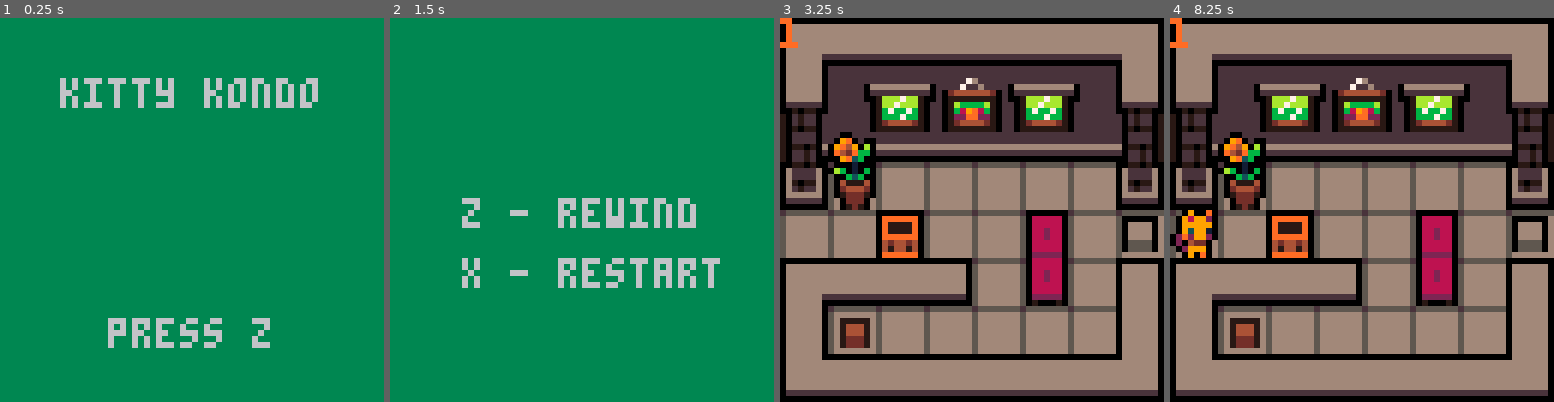
Above: before the commit, frames 1-4 (left to right).
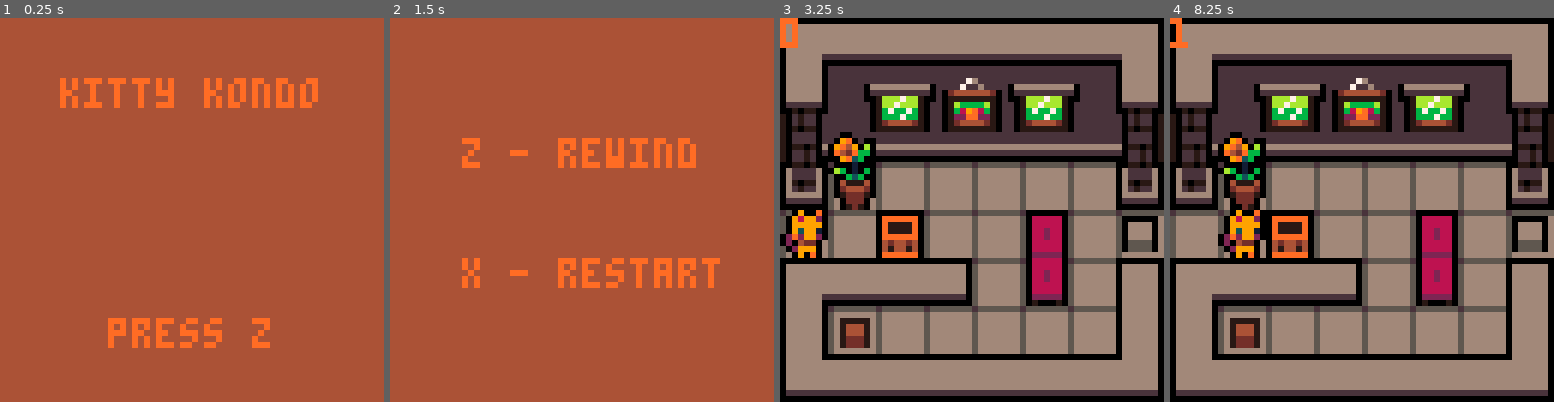
Above: after the commit, the same moments.

Repository: konata-chan404/Kitty-Kondo
Game: PICO-8 cartridge game.p8
The game is run twice, just before and just after one commit, with the same random seed, the same clock (stepped at 60 frames per second) and the same inputs.
Inputs:
- Up to frame 1 (0.25 s): no input
- Up to frame 2 (1.5 s): tap X (X key) at 0.33, 1.07 s; tap O (Z key) at 0.7 s
- Up to frame 3 (3.25 s): hold Right 1.6-2.1 s; tap O (Z key) every 0.4 s from 1.7 to 2.9 s; tap X (X key) at 1.85, 2.97 s; hold Up 2.15-2.42 s; hold Right 2.47-3.03 s; hold Left from 3.08 s (still down)
- Up to frame 4 (8.25 s): tap O (Z key) every 0.4 s from 3.3 to 8.1 s; release Left at 3.58 s; hold Down 3.63-3.97 s; hold Right 4.02-4.68 s; tap X (X key) every 1.12 s from 4.08 to 7.43 s; hold Up 4.73-5.03 s; hold Left 5.08-5.68 s; hold Down 5.73-6.03 s; hold Right 6.08-6.58 s; hold Right 6.63-7.13 s; hold Up 7.18-7.45 s; hold Right 7.5-8.07 s; hold Left from 8.12 s (still down)

The runs differ from the first frame. In frame 1, 100% of the frame differs, in the area x 0-100%, y 0-100%; in frame 2, 100%; in frame 3, 1.5%; in frame 4, 2.6%.

Commit message:
some fixes
cs boree

Diff:
--- a/game.p8
+++ b/game.p8
@@ -21,6 +21,7 @@
 	_update = menu_update
 	_draw = menu_draw
 
+	load_palette({128,0,2,136,132,4,137,9,129,131,139,138,133,5,134,7})
 	music(1)
 end
 
@@ -31,11 +32,11 @@
 end
 
 function menu_draw()
-	cls(3)
-	print("kitty kondo", 32-22, 10)
+	cls(5)
+	print("kitty kondo", 32-22, 10, 6)
 	if t < t_flash
 	then
-		print("press z", 32-14 , 50)
+		print("press z", 32-14 , 50, 6)
 	else
 		if t == flash_time + t_flash
 		then t = 0 end
@@ -58,9 +59,9 @@
 end
 
 function help_menu_draw()
-	cls(3)
-	print("z - rewind", 32-20, 30)
-	print("x - restart",32-20, 40)
+	cls(5)
+	print("z - rewind", 32-20, 20, 6)
+	print("x - restart",32-20, 40, 6)
 end
 
 
@@ -620,11 +621,11 @@
 	levels = {
 		-- first level
 		{
-			celx_start = 0,
+			celx_start = 1,
 			cely_start = 0,
-			celx_end = 7,
+			celx_end = 8,
 			cely_end = 7,
-			player_spawn = {xpos=0, ypos=4},
+			player_spawn = {xpos=1, ypos=4},
 			end_point = {xpos=6, ypos = 6},
 			ground_tile = 62,
 			palette = {128,0,2,136,132,4,137,9,129,131,139,138,133,5,134,7},
@@ -1142,14 +1143,14 @@
 0000000000010101010101010101010104030000000101010101010101010101010000000001010101010101010101010100000000000108010101011101000101010101010000000000000000000000010101010101000000000000000000000101010101010101010000010101000001010101010101010101010101010000
 0000000000000000000000000000000000000000000000000000000000000000000000000000000000000000000000000000000000000000000000000000000000000000000000000000000000000000000000000000000000000000000000000000000000000000000000000000000000000000000000000000000000000000
 __map__
-0b0c0c0c0c0c0c0f00000b0c0c0c0f00000b0c0c0c0c0c0c0c0c0c0f000000000839390a08393939390a000000000000000b0c0c0c0c0c0f000000080c0c0c0f0000000b0c0c0c0a0000080c0c0c0f000000000b0c0c0a0000000000080c0c0c0c0c0c0c0c0c0a000000000000000b0c0c0c0f00000000000000000000000000
-1b6065636465661f00001b60656617000b2a1c1c1c1c1c1c1c1c1e280f000000171c1c282a606162661700000000000000176065656566280c0a00176065661f0000001b1c6b1c280c0c2a1c6b1c17000008392a1c1c2839390a0000171c1c1c1c1c1c1c1c1c1f000000000000001b1c1c1c1700000000000000000000000000
-2b4075737475762f00002b427541170017262c2c2c2c2c2c2c2c2e251f000000172c2c2526707172761700000000000000177075757576251c1700177075762f0000002b2c7b2c251c1c262c7b2c1f0000171c262c2c256b1c170000172c2c2c2c2c2c2c2c2c2f000000000000002b2c2c2c1700000000000000000000000000
-3b503e3e3e3e3e3f00003b523e51170017163e3e3e3e3e3e3e3e3e152f000000173e3e15163e3e3e3e170000000000000b2a3e3e373e37152c1700173e3e3e3f0000003b3e3e3e152c2c1637373e2f0000172c163e3e157b2c1700082a373737373737373e3e3f000000000000003b3e3e3e280a000000000000000000000000
-3e3e113e3e673e3c10203e3e3e371700173e3e543e543e543e543e3e3f000000173e3e113711797a3e170000000000001b683e373e373e373e1700173e373e3e2000203e3e1111113e3e3e3e3e3e3f0000173e113e11373e3e1700173e111111111111113e3e3e200000000000203e3e113e3e17000000000000000000000000
-0839393a3e773e0700000b0c3a3e170017673e3e1137113711373e3e3e200000173e3e3e37113e3e3e1f0000000000002b78543e797a797a3e170017373e37380c0a00073e3e3e11673e3e37373e3c10082a3e543e3e37113e1700173e3e3e673e543e543e383a00080c0c0c0c290c3a3e543e280a0000000000000000000000
-17373e3e3e3e3e1700001737683e170017773e543e543e543e543e6807000000173c0711371167683e2f0000000000003b3e3e3e113e3e113e27001a3a37543e3e170028390a3e3e773e3e797a3e0700273e3e3e797a3738292a00173e543e773e3e3e3e3e3c1000173e373e3e273e113e113e3e270000000000000000000000
-280e0e0e0e0e0e2a0000173e783e170017673e3e1137113711373e7817000000173e173e373e77783e3f0000000000203e3e3e11113e3e113e3c10173e3e113e3e27000000173e3e080a3e3e3e3e17203e3e3e113e3e373e170000173e3e3e0839393939393a0000173e3e3e3e3e3e3e3e11543e3c1000000000000000000000
+000b0c0c0c0c0c0c0f000b0c0c0c0f00000b0c0c0c0c0c0c0c0c0c0f000000000839390a08393939390a000000000000000b0c0c0c0c0c0f000000080c0c0c0f0000000b0c0c0c0a0000080c0c0c0f000000000b0c0c0a0000000000080c0c0c0c0c0c0c0c0c0a000000000000000b0c0c0c0f00000000000000000000000000
+001b6065636465661f001b60656617000b2a1c1c1c1c1c1c1c1c1e280f000000171c1c282a606162661700000000000000176065656566280c0a00176065661f0000001b1c6b1c280c0c2a1c6b1c17000008392a1c1c2839390a0000171c1c1c1c1c1c1c1c1c1f000000000000001b1c1c1c1700000000000000000000000000
+002b4075737475762f002b427541170017262c2c2c2c2c2c2c2c2e251f000000172c2c2526707172761700000000000000177075757576251c1700177075762f0000002b2c7b2c251c1c262c7b2c1f0000171c262c2c256b1c170000172c2c2c2c2c2c2c2c2c2f000000000000002b2c2c2c1700000000000000000000000000
+003b503e3e3e3e3e3f003b523e51170017163e3e3e3e3e3e3e3e3e152f000000173e3e15163e3e3e3e170000000000000b2a3e3e373e37152c1700173e3e3e3f0000003b3e3e3e152c2c1637373e2f0000172c163e3e157b2c1700082a373737373737373e3e3f000000000000003b3e3e3e280a000000000000000000000000
+303e3e113e3e673e3c103e3e3e371700173e3e543e543e543e543e3e3f000000173e3e113711797a3e170000000000001b683e373e373e373e1700173e373e3e2000203e3e1111113e3e3e3e3e3e3f0000173e113e11373e3e1700173e111111111111113e3e3e200000000000203e3e113e3e17000000000000000000000000
+000839393a3e773e07000b0c3a3e170017673e3e1137113711373e3e3e200000173e3e3e37113e3e3e1f0000000000002b78543e797a797a3e170017373e37380c0a00073e3e3e11673e3e37373e3c10082a3e543e3e37113e1700173e3e3e673e543e543e383a00080c0c0c0c290c3a3e543e280a0000000000000000000000
+0017373e3e3e3e3e17001737683e170017773e543e543e543e543e6807000000173c0711371167683e2f0000000000003b3e3e3e113e3e113e27001a3a37543e3e170028390a3e3e773e3e797a3e0700273e3e3e797a3738292a00173e543e773e3e3e3e3e3c1000173e373e3e273e113e113e3e270000000000000000000000
+00280e0e0e0e0e0e2a00173e783e170017673e3e1137113711373e7817000000173e173e373e77783e3f0000000000203e3e3e11113e3e113e3c10173e3e113e3e27000000173e3e080a3e3e3e3e17203e3e3e113e3e373e170000173e3e3e0839393939393a0000173e3e3e3e3e3e3e3e11543e3c1000000000000000000000
 0b0e0e0e0e0e0e0f000017113e11170017773e543e543e543e543e3e17000000173e173e373e3e3e3e3e2000000000003939390a3e3e3e08393a00173e113e3e3e3c1000002839392a28393939392a00363e3e3e073e3e3e170000283939392a000000000000000017373737080c0c0c0a3e3e3e070000000000000000000000
 176065636465661f00002737113e170017673e3e1137113711373e3e17000000273e283939393939393a000000000000000000283939392a000000280a11113e3e0700000000000000000000000000103c3e3e08093939392a000000000000000000000000000000280c0c0c2a000000280c0c0c2a0000000000000000000000
 177075737475762f00103c3e3e3e170027773e543e543e543e543e3e1700000000100000000000000000000000000000000000000000000000000000173e3e08392a00000000000000000000000000003839392a0000000000000000000000000000000000000000000000000000000000000000000000000000000000000000
